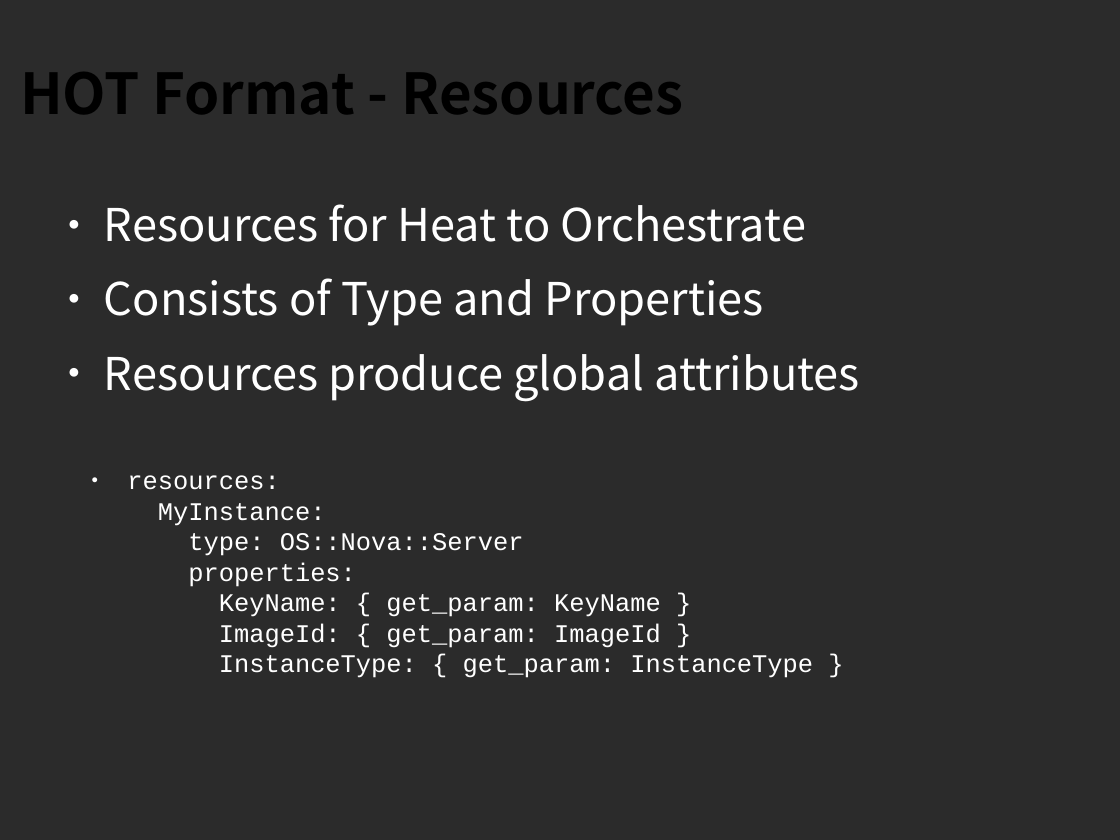
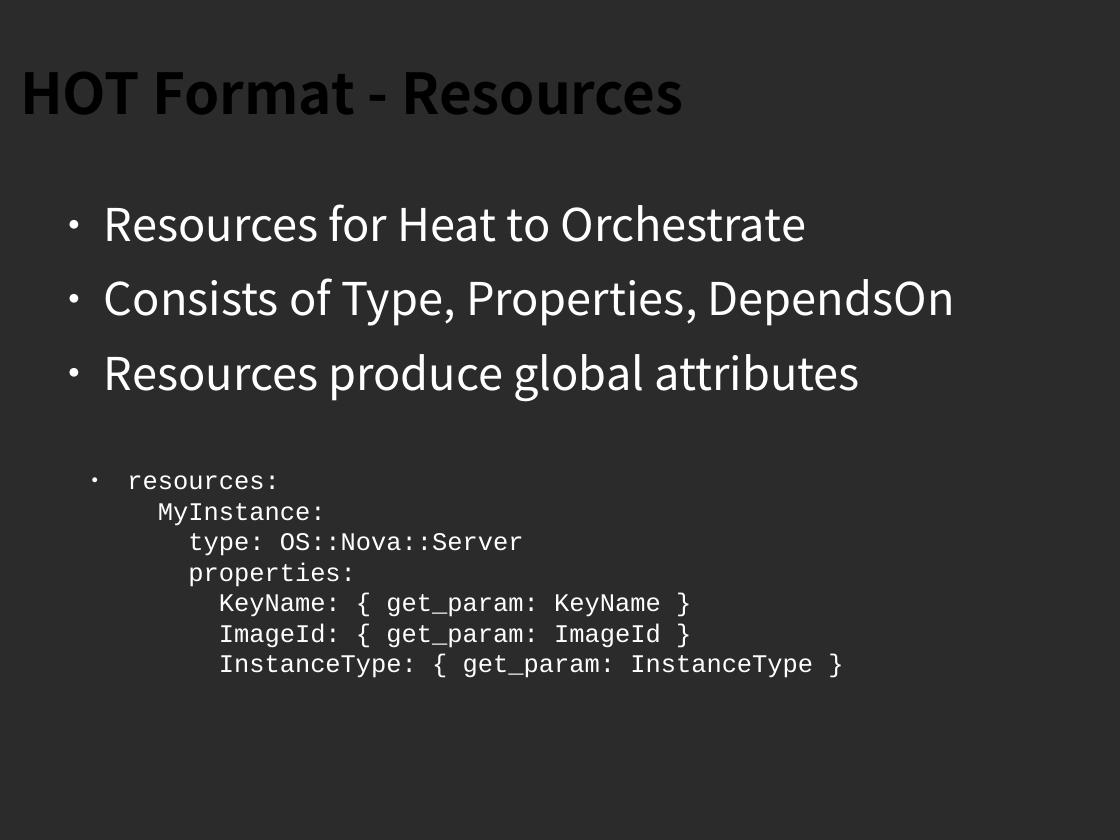
Before and after one commit to sdake/slides, a slide deck: slide 6 of sdake-cloudopen-heat-2013-09/heat-cloudopen-final.odp. Drawn at 1120x840 pixels with LibreOffice and Linux fonts; fonts in the diff are those of the drawing; background and template pictures are left out; a plain dark background stands for a picture behind light text. Boxes give left, top, right and bottom in pixels: in the first picture for what was removed or moved away, otherwise in the second. Text is boxed around its words. In the diff, an @@ line names an element or a change of style, - is before the commit and + after.

```diff
--- a/sdake-cloudopen-heat-2013-09/heat-cloudopen-final.odp
+++ b/sdake-cloudopen-heat-2013-09/heat-cloudopen-final.odp
@@ text at (x1=104, y1=278, x2=955, y2=326): text changed @@
-● Consists of Type and Properties
+● Consists of Type, Properties, DependsOn
```
Also in this commit, not shown: 2 other slides changed, 11 slides removed, 2 other files.
